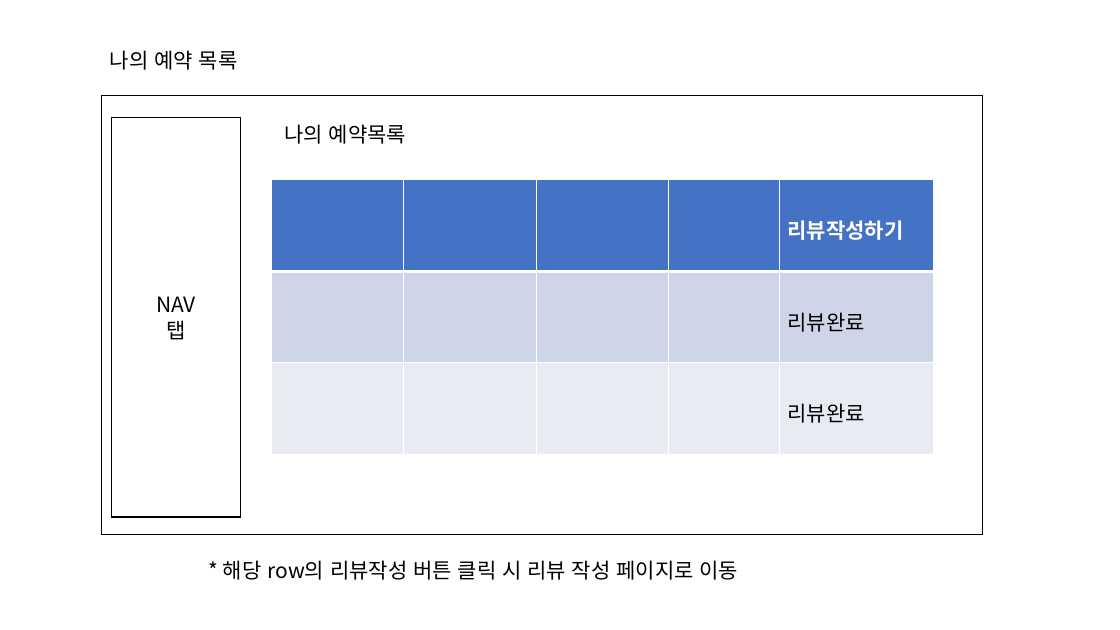
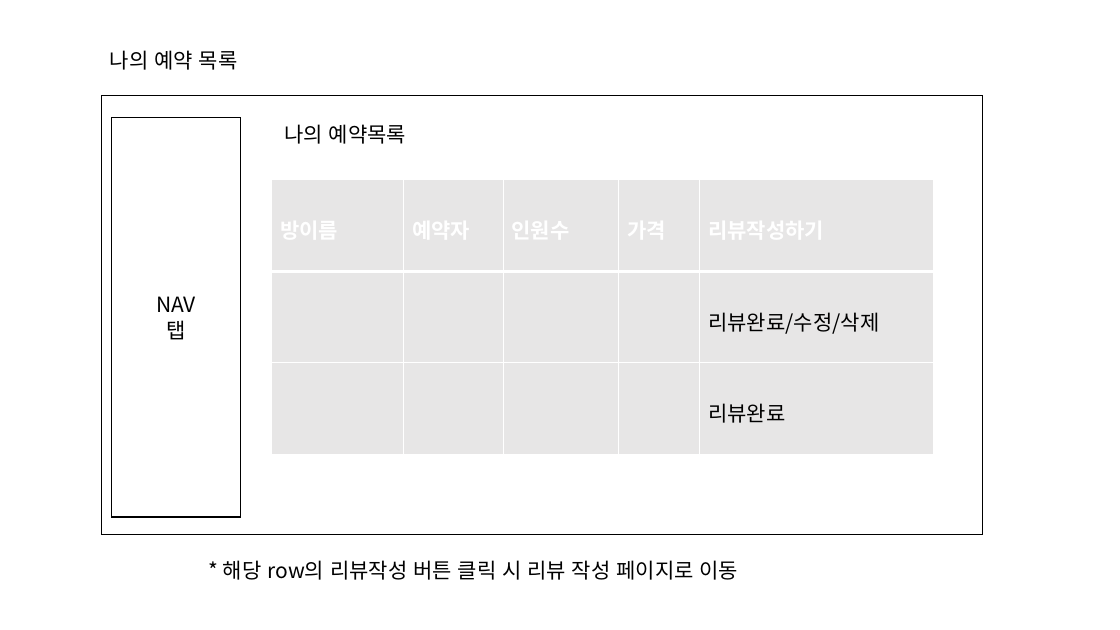
Before and after one commit to guemin96/reserveProject, a slide deck: slide 8 of 페이지구성/웹페이지프로토타입.pptx. Drawn at 1120x630 pixels with LibreOffice and Linux fonts; fonts in the diff are those of the drawing. Boxes give left, top, right and bottom in pixels: in the first picture for what was removed or moved away, otherwise in the second. Text is boxed around its words. In the diff, an @@ line names an element or a change of style, - is before the commit and + after.

Commit message:
2일차_ppt수정

```diff
--- a/페이지구성/웹페이지프로토타입.pptx
+++ b/페이지구성/웹페이지프로토타입.pptx
@@ table at [271,180,933,455] @@
-row 1:  |  |  |  | 리뷰작성하기
+row 1: 방이름 | 예약자 | 인원수 | 가격 | 리뷰작성하기
+row 2:  |  |  |  | 리뷰완료/수정/삭제
-row 3:  |  |  |  | 리뷰완료
@@ fill #4472C4 to #E7E6E6 in row 1 @@
@@ fill #CFD5EA to #E7E6E6 in row 2 @@
@@ fill #E9EBF5 to #E7E6E6 in row 3 @@
```
Also in this commit, not shown: 1 slide added, 1 other file.
